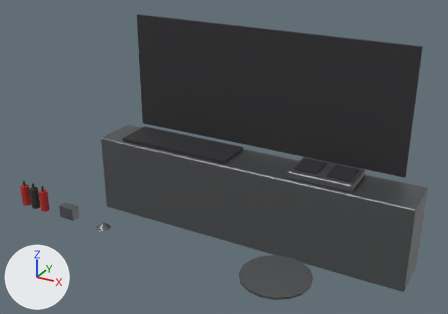
The glTF model public/models/booth_projects.glb, before and after one commit.
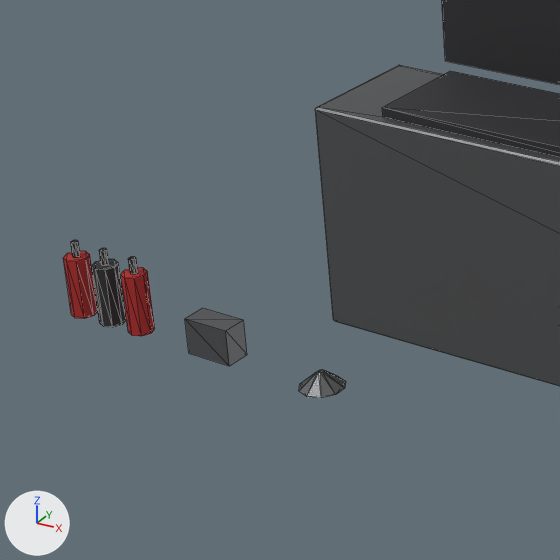
Old and new are each drawn whole from a 50 mm camera at (2.82, -4.92, 3.95) aimed at (0.1, 0.01, 1.48) and again close up on the part from 0% to 40% of the width and 33% to 90% of the height. The lights are fixed; the arrows at lower left show +X, +Y and +Z. The last two pictures show the newer version. The close-ups show mesh edges as thin lines. Vertices at exactly the same position are counted once.

The scene before the commit, as lines of its bpy script (objects in view):
```python
me_booth_projects = bpy.data.meshes.new('booth_projects')
me_booth_projects.from_pydata(...)  # 232 vertices, 400 faces; spans x -1.9..1.9, y -1.32..1.11, z 0.16..2.54
# faces by material slot: [136, 196, 56, 12]
me_booth_projects.materials.append(mat_black)  # black #2c2c2f
me_booth_projects.materials.append(mat_steel)  # grey #6f7173
me_booth_projects.materials.append(mat_accent)  # red #b32727
me_booth_projects.materials.append(mat_paper)  # light grey #c4c4bf
ob_booth_projects = bpy.data.objects.new('booth_projects', me_booth_projects)
ob_booth_projects.location = (0.0, 0.0, 0.0)
```
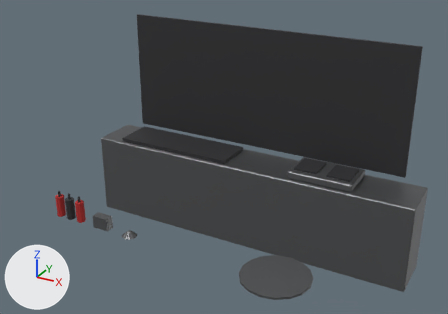
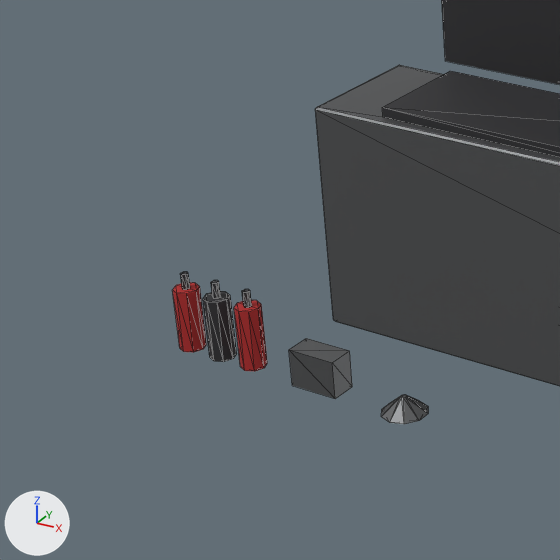
Changed parts and their boxes (x1, y1, x2, y2) in the close-ups (560 x 560 px; the box of a moved part takes in the faces that stretch with it):
'booth_projects', reshaped
    before: (63, 0, 560, 398)
    after: (173, 0, 560, 424)
part 1 of me_booth_projects, moved or reshaped
    before: (71, 240, 80, 258)
    after: (180, 272, 190, 290)
part 2 of me_booth_projects, moved or reshaped
    before: (92, 259, 126, 327)
    after: (203, 291, 237, 362)
part 3 of me_booth_projects, moved or reshaped
    before: (99, 248, 109, 266)
    after: (211, 280, 221, 299)
part 4 of me_booth_projects, moved or reshaped
    before: (128, 257, 138, 274)
    after: (242, 289, 252, 308)
part 5 of me_booth_projects, moved or reshaped
    before: (185, 308, 247, 366)
    after: (289, 338, 352, 399)
part 6 of me_booth_projects, moved or reshaped
    before: (299, 370, 345, 398)
    after: (381, 395, 428, 424)
part 7 of me_booth_projects, moved or reshaped
    before: (63, 251, 98, 319)
    after: (173, 282, 206, 352)
part 8 of me_booth_projects, moved or reshaped
    before: (120, 267, 155, 336)
    after: (234, 300, 267, 371)

The change in detail:
me_booth_projects has 232 vertices, 400 faces and spans x -1.9..1.9, y -1.32..1.11, z 0.16..2.54.
me_booth_projects is used by ob_booth_projects; location (0.0, 0.0, 0.0).
me_booth_projects part 1: the loose piece of 12 vertices spanning x -1.51..-1.49, y -1.11..-1.09, z 1.26..1.31 is moved by (0.45, 0.0, 0.0).
me_booth_projects part 2: the loose piece of 16 vertices spanning x -1.42..-1.34, y -1.14..-1.06, z 1.06..1.26 is moved by (0.45, 0.0, 0.0).
me_booth_projects part 3: the loose piece of 12 vertices spanning x -1.39..-1.37, y -1.11..-1.09, z 1.26..1.31 is moved by (0.45, 0.0, 0.0).
me_booth_projects part 4: the loose piece of 12 vertices spanning x -1.27..-1.25, y -1.11..-1.09, z 1.26..1.31 is moved by (0.45, 0.0, 0.0).
me_booth_projects part 5: the loose piece of 8 vertices spanning x -1.03..-0.87, y -1.14..-1.06, z 1.06..1.18 is moved by (0.4, 0.0, 0.0).
me_booth_projects part 6: the loose piece of 20 vertices spanning x -0.62..-0.48, y -1.17..-1.03, z 1.06..1.11 is moved by (0.3, 0.0, 0.0).
me_booth_projects part 7: the loose piece of 16 vertices spanning x -1.54..-1.46, y -1.14..-1.06, z 1.06..1.26 is moved by (0.45, 0.0, 0.0).
me_booth_projects part 8: the loose piece of 16 vertices spanning x -1.3..-1.22, y -1.14..-1.06, z 1.06..1.26 is moved by (0.45, 0.0, 0.0).
